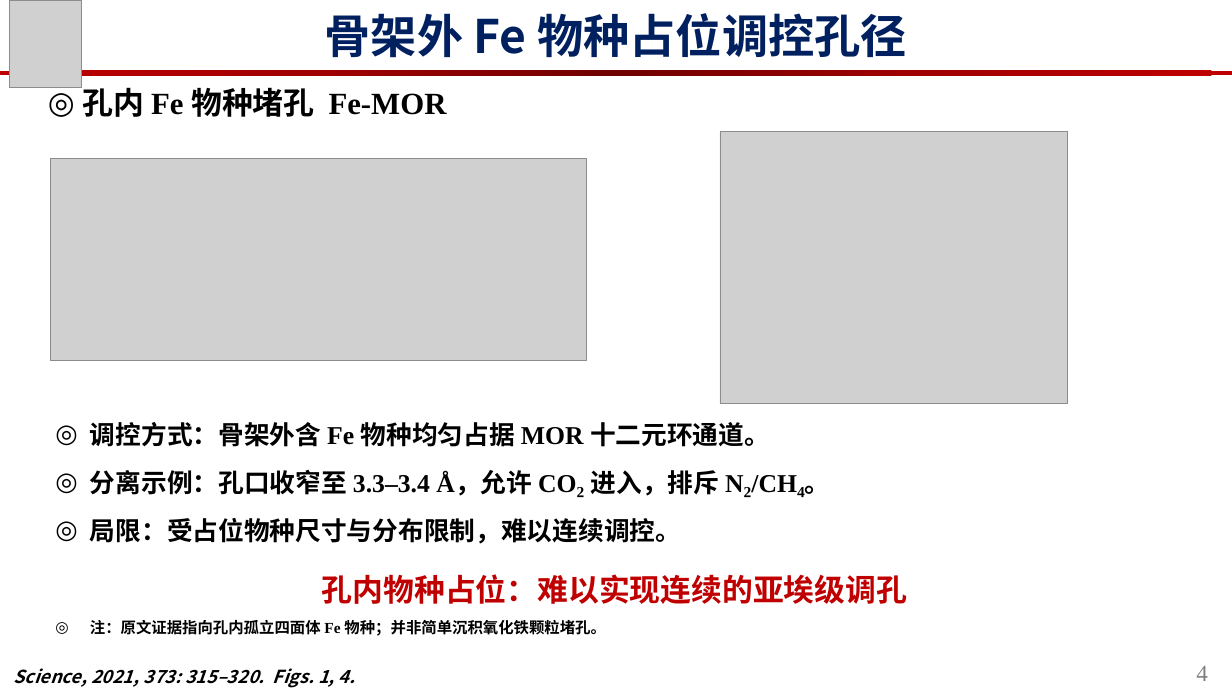
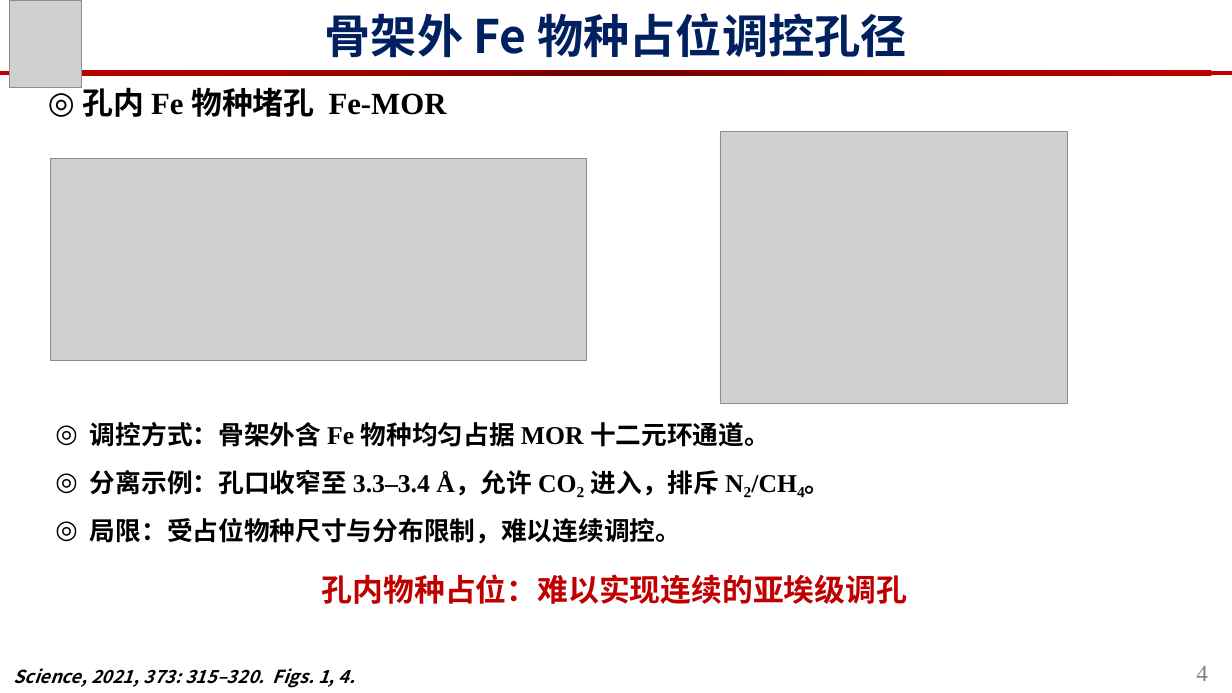
Before and after one commit to azjie129/code, a slide deck: slide 4 of presentations/Zeolite_pore_size_regulation_5slides.pptx. Drawn at 1232x693 pixels with LibreOffice and Linux fonts; fonts in the diff are those of the drawing; grey boxes stand for pictures. Boxes give left, top, right and bottom in pixels: in the first picture for what was removed or moved away, otherwise in the second. Text is boxed around its words. In the diff, an @@ line names an element or a change of style, - is before the commit and + after.

```diff
--- a/presentations/Zeolite_pore_size_regulation_5slides.pptx
+++ b/presentations/Zeolite_pore_size_regulation_5slides.pptx
@@ text removed at bbox=[90, 620, 606, 636] @@
-◎ 注：原文证据指向孔内孤立四面体 Fe 物种；并非简单沉积氧化铁颗粒堵孔。
```
Also in this commit, not shown: 4 other slides changed, 1 other file.
